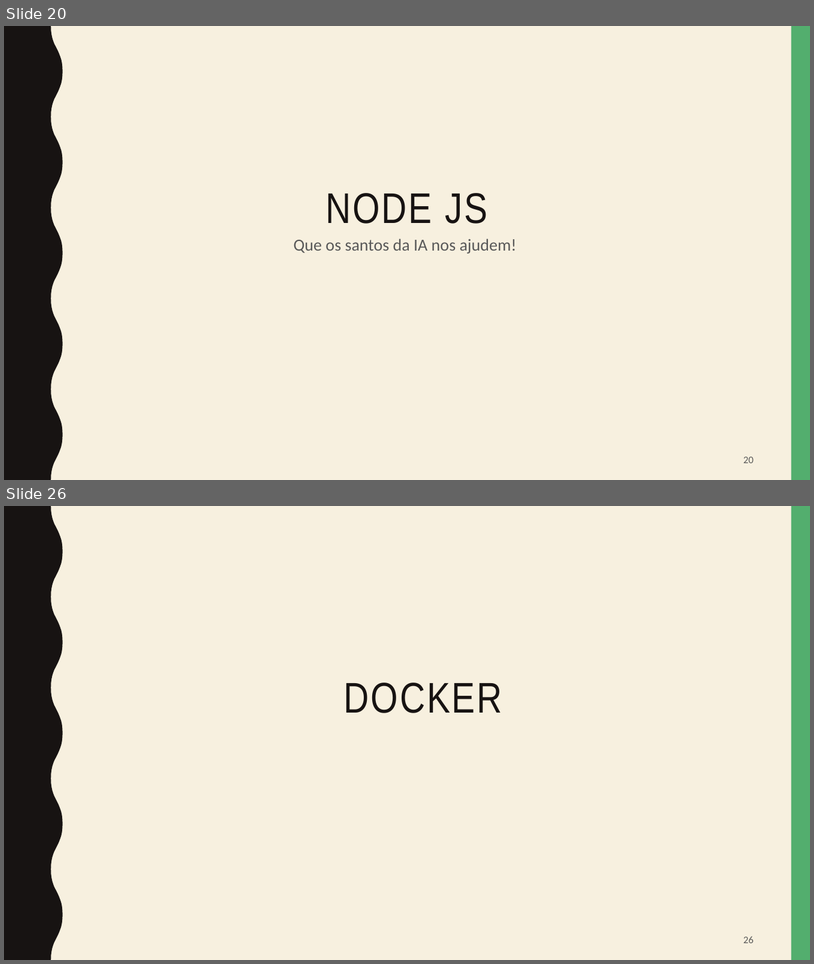
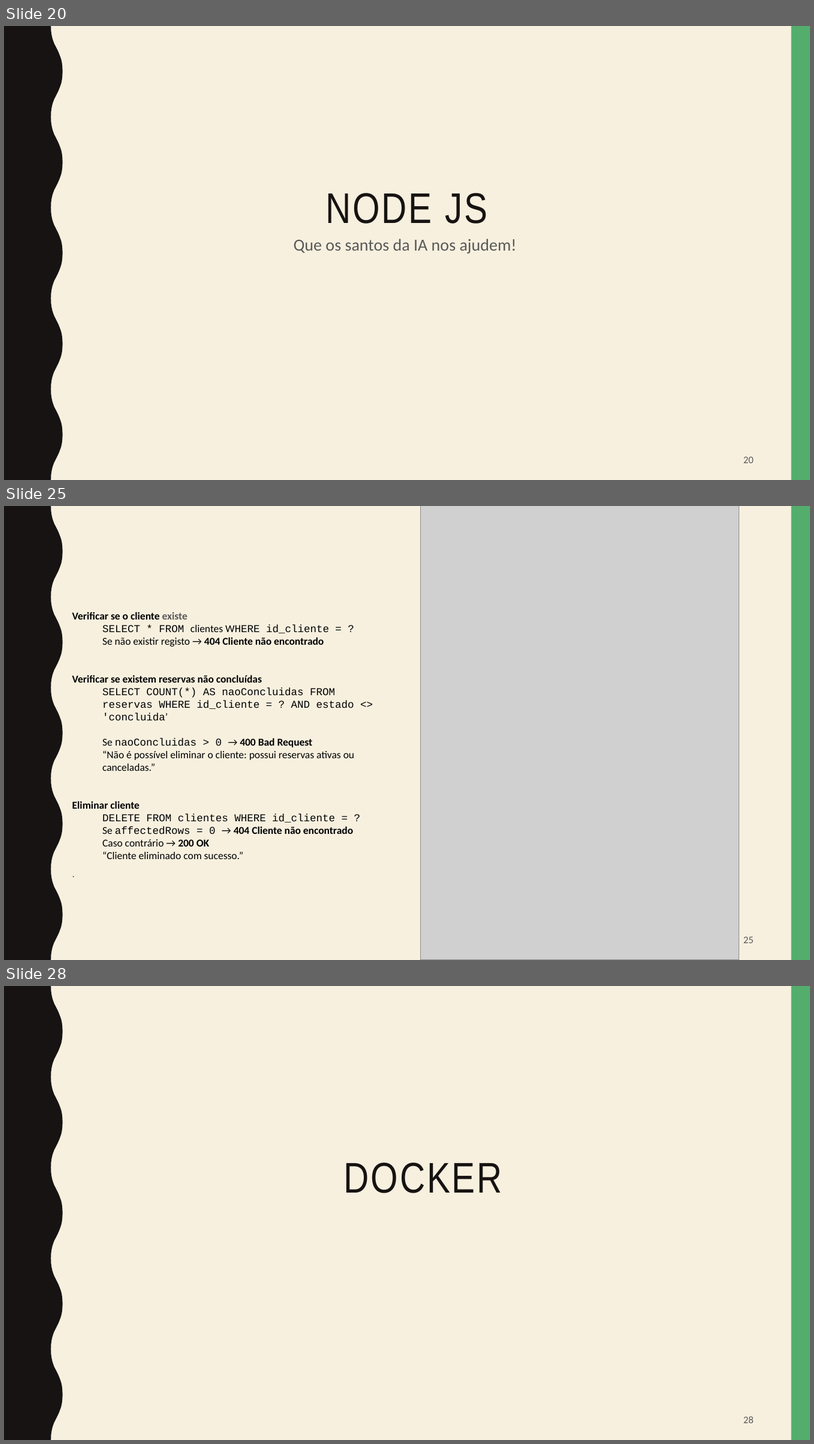
Before and after one commit to inf25dw1g31/M2, a slide deck: presentation/Car4Me.pptx. Shown one above the other, each under a label of ours: slides 20 and 26 before the commit, slides 20, 25 and 28 after it; the slides between them are not shown. The pictures are 814x964 and 814x1444 pixels, drawn with LibreOffice and Linux fonts; fonts in the diff are those of the drawing; grey boxes stand for pictures. Boxes give left, top, right and bottom in pixels: in the first picture for what was removed or moved away, otherwise in the second. Text is boxed around its words. In the diff, an @@ line names an element or a change of style, - is before the commit and + after.

```diff
--- a/presentation/Car4Me.pptx
+++ b/presentation/Car4Me.pptx
@@ slide 25 added at (4, 506, 810, 960), background #F7F0DF; not listed: 2 template elements that a slide beside it also shows @@
@@ picture added at (421, 506, 740, 960) @@
@@ text added at (72, 612, 354, 859), 12.5 pt, text #000000 @@
+Verificar se o cliente existe
+  SELECT * FROM clientes WHERE id_cliente = ?
+  Se não existir registo → 404 Cliente não encontrado
+Verificar se existem reservas não concluídas
+  SELECT COUNT(*) AS naoConcluidas FROM reservas WHERE id_cliente = ? AND estado <> 'concluida’
+  Se naoConcluidas > 0 → 400 Bad Request
+  “Não é possível eliminar o cliente: possui reservas ativas ou canceladas.”
+Eliminar cliente
+  DELETE FROM clientes WHERE id_cliente = ?
+  Se affectedRows = 0 → 404 Cliente não encontrado
+  Caso contrário → 200 OK
+  “Cliente eliminado com sucesso.”
+.
@@ page number added at (744, 936, 754, 943), 12 pt, text #595959 @@
+25
@@ what was slide 26 is now slide 28 @@
@@ page number at (744, 1416, 754, 1423): text changed @@
-26
+28
```
Also in this commit, not shown: 5 slides changed, 3 other slides added, 2 slides removed.
